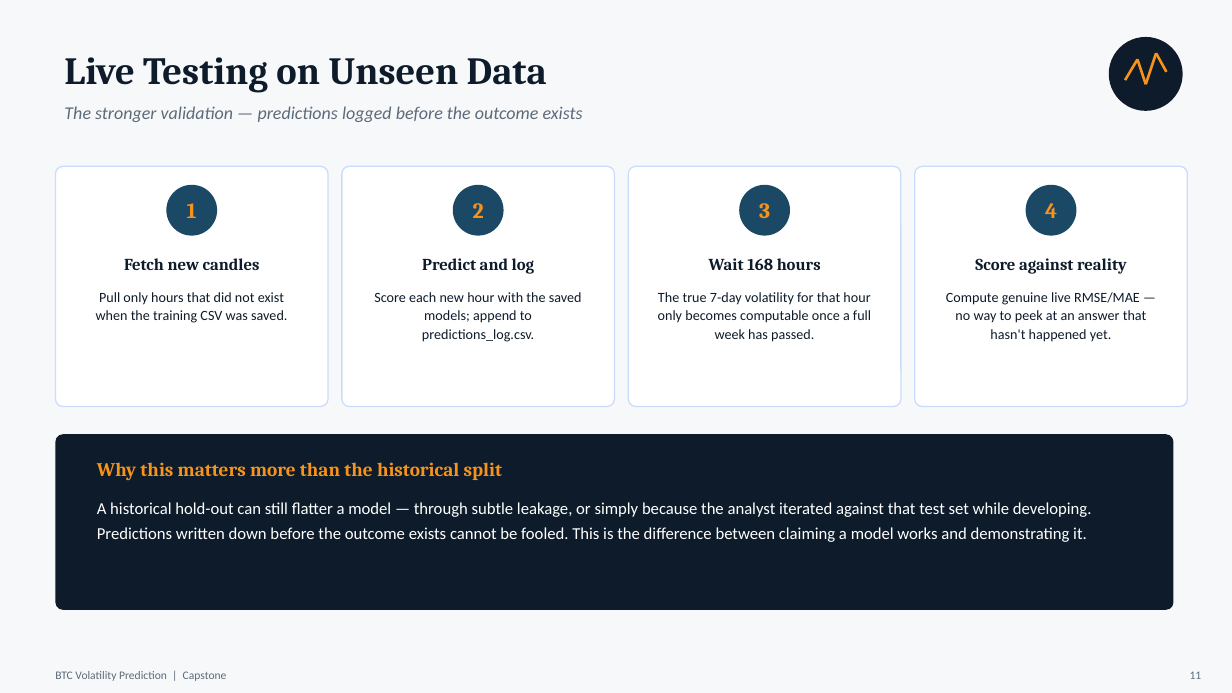
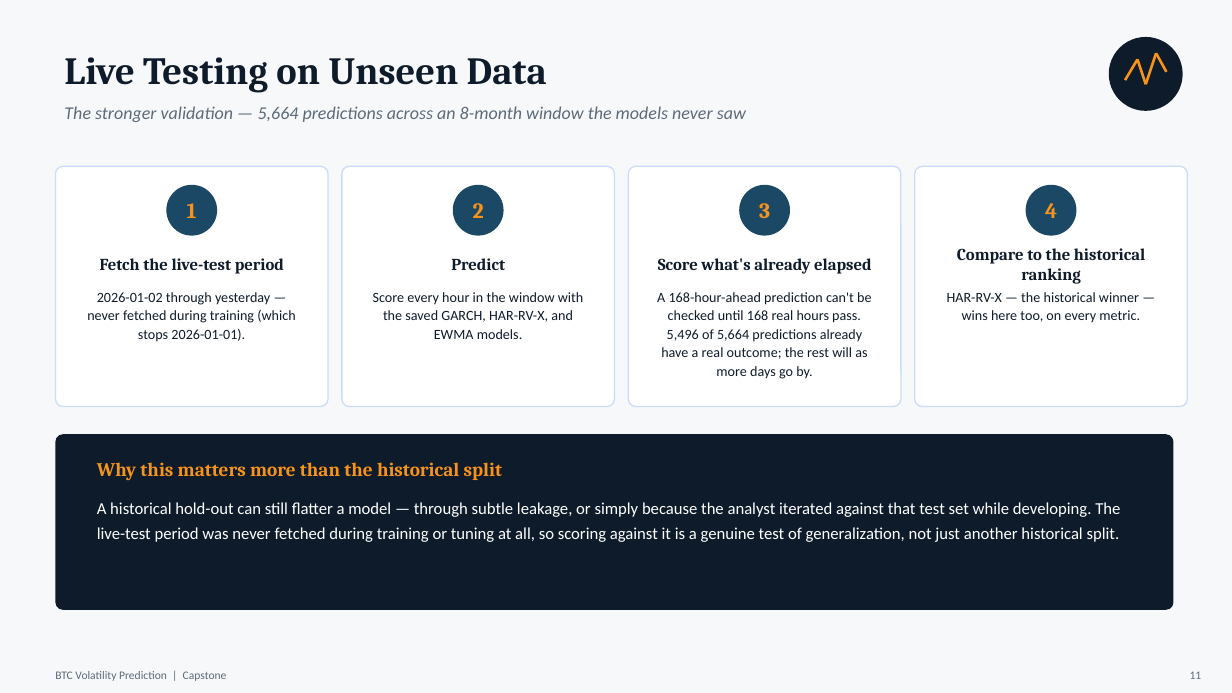
Before and after one commit to mhejairi10/bitcoin-volatility-prediction, a slide deck: slide 11 of presentation/capstone-btc-volatility.pptx. Drawn at 1232x693 pixels with LibreOffice and Linux fonts; fonts in the diff are those of the drawing. Boxes give left, top, right and bottom in pixels: in the first picture for what was removed or moved away, otherwise in the second. Text is boxed around its words. In the diff, an @@ line names an element or a change of style, - is before the commit and + after.

```diff
--- a/presentation/capstone-btc-volatility.pptx
+++ b/presentation/capstone-btc-volatility.pptx
@@ text at (64, 106, 746, 122): text changed @@
-The stronger validation — predictions logged before the outcome exists
+The stronger validation — 5,664 predictions across an 8-month window the models never saw
@@ text at (100, 258, 284, 274): text changed @@
-Fetch new candles
+Fetch the live-test period
@@ text at (451, 258, 505, 270): text changed @@
-Predict and log
+Predict
@@ text at (658, 258, 871, 274): text changed @@
-Wait 168 hours
+Score what's already elapsed
@@ text at (957, 248, 1145, 284): text changed @@
-Score against reality
+Compare to the historical ranking
@@ text at (87, 292, 295, 342): text changed @@
-Pull only hours that did not exist when the training CSV was saved.
+2026-01-02 through yesterday — never fetched during training (which stops 2026-01-01).
@@ text at (373, 292, 584, 339): text changed @@
-Score each new hour with the saved models; append to predictions_log.csv.
+Score every hour in the window with the saved GARCH, HAR-RV-X, and EWMA models.
@@ text at (657, 292, 871, 379): text changed @@
-The true 7-day volatility for that hour only becomes computable once a full week has passed.
+A 168-hour-ahead prediction can't be checked until 168 real hours pass. 5,496 of 5,664 predictions already have a real outcome; the rest will as more days go by.
@@ text at (947, 292, 1140, 323): text changed @@
-Compute genuine live RMSE/MAE — no way to peek at an answer that hasn't happened yet.
+HAR-RV-X — the historical winner — wins here too, on every metric.
@@ text at (97, 502, 1120, 542): text changed @@
-A historical hold-out can still flatter a model — through subtle leakage, or simply because the analyst iterated against that test set while developing. Predictions written down before the outcome exists cannot be fooled. This is the difference between claiming a model works and demonstrating it.
+A historical hold-out can still flatter a model — through subtle leakage, or simply because the analyst iterated against that test set while developing. The live-test period was never fetched during training or tuning at all, so scoring against it is a genuine test of generalization, not just another historical split.
```
Also in this commit, not shown: 10 other slides changed, 1 slide added, 7 other files.
